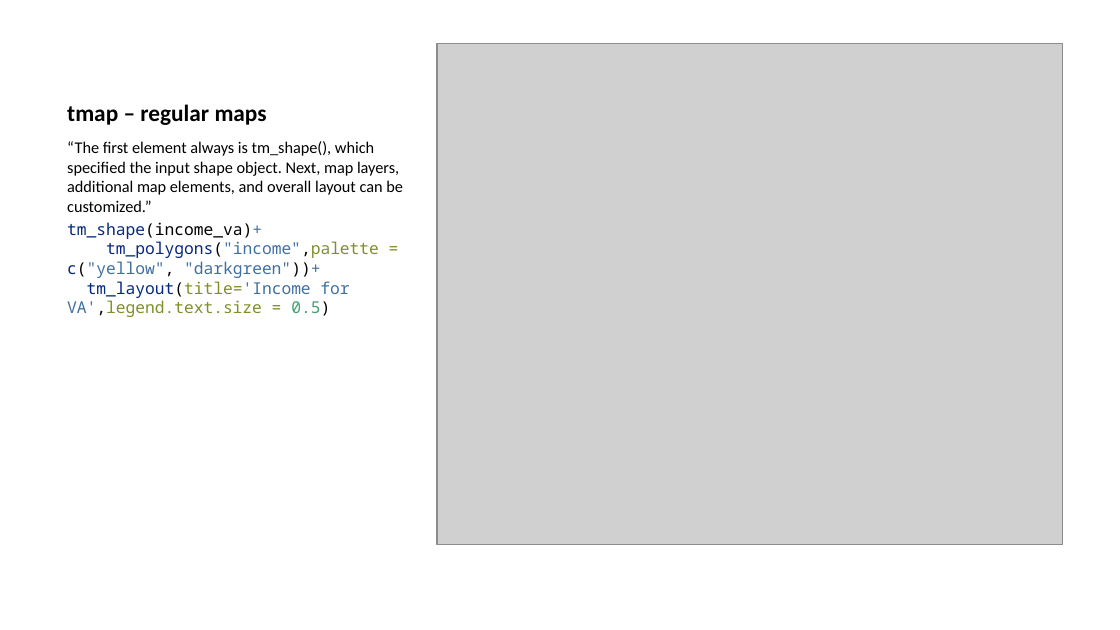
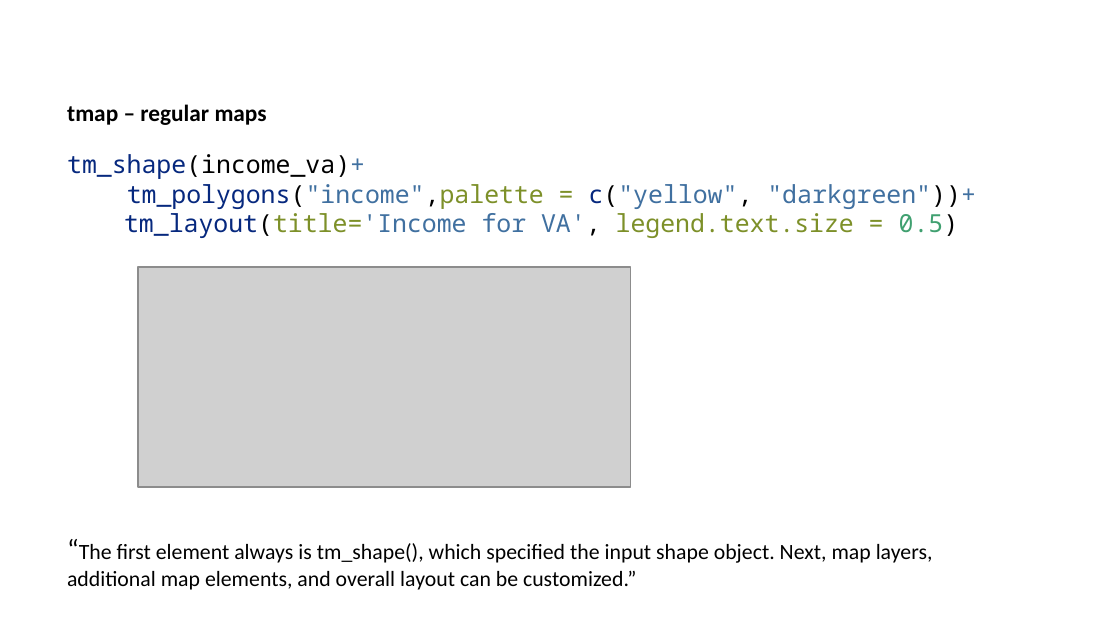
Before and after one commit to yangshao2/Geog4254-5254G, a slide deck: slide 7 of week4/week4.pptx (slide 6 before the commit). Drawn at 1120x630 pixels with LibreOffice and Linux fonts; fonts in the diff are those of the drawing; grey boxes stand for pictures. Boxes give left, top, right and bottom in pixels: in the first picture for what was removed or moved away, otherwise in the second. Text is boxed around its words. In the diff, an @@ line names an element or a change of style, - is before the commit and + after.

```diff
--- a/week4/week4.pptx
+++ b/week4/week4.pptx
@@ text at [67, 154, 976, 238]: text changed; size 10.5 to 16 pt; font Calibri to Noto Sans Mono; text colour #000000 to #4070A0 @@
-“The first element always is tm_shape(), which specified the input shape object. Next, map layers, additional map elements, and overall layout can be customized.”
-tm_shape(income_va)+
-tm_polygons("income",palette = c("yellow", "darkgreen"))+
-tm_layout(title='Income for VA',legend.text.size = 0.5)
+tm_shape(income_va)+
+tm_polygons("income",palette = c("yellow", "darkgreen"))+
+tm_layout(title='Income for VA', legend.text.size = 0.5)
@@ picture: place and size @@
-picture at [437, 44, 1062, 544]
+picture at [138, 268, 631, 487]
@@ text added at [67, 543, 933, 590], 14 pt, text #000000 @@
+“The first element always is tm_shape(), which specified the input shape object. Next, map layers, additional map elements, and overall layout can be customized.”
```
Also in this commit, not shown: 5 other slides changed, 4 slides added, 24 other files.
